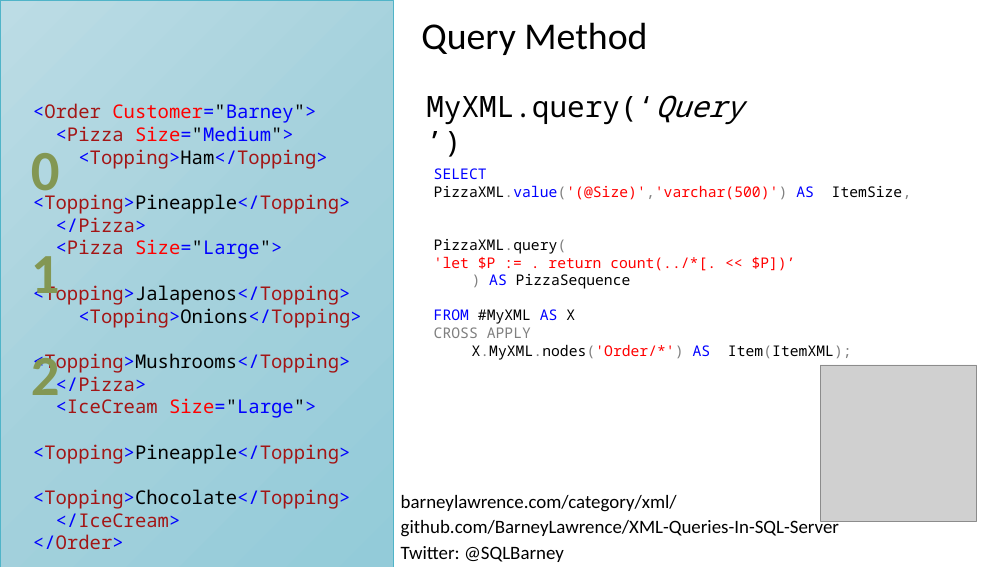
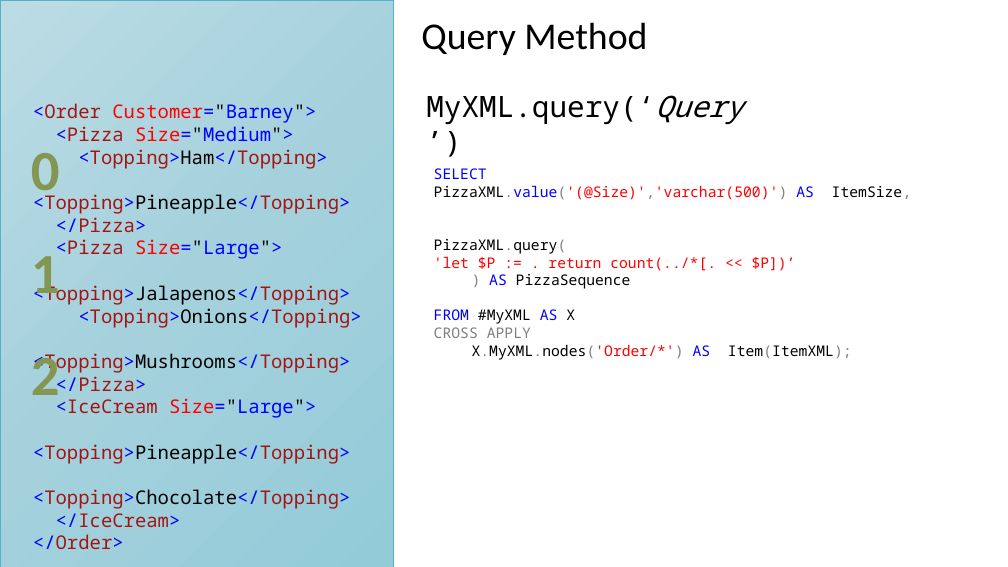
Before and after one commit to BarneyLawrence/XML-Queries-In-SQL-Server, a slide deck: slide 20 of Lightning Talk - An Introduction to Querying XML With T-SQL.pptx (slide 18 before the commit). Drawn at 1008x567 pixels with LibreOffice and Linux fonts; fonts in the diff are those of the drawing; grey boxes stand for pictures. Boxes give left, top, right and bottom in pixels: in the first picture for what was removed or moved away, otherwise in the second. Text is boxed around its words. In the diff, an @@ line names an element or a change of style, - is before the commit and + after.

```diff
--- a/Lightning Talk - An Introduction to Querying XML With T-SQL.pptx
+++ b/Lightning Talk - An Introduction to Querying XML With T-SQL.pptx
@@ picture removed at [820, 365, 977, 522] @@
@@ text removed at [401, 495, 677, 512] @@
-barneylawrence.com/category/xml/
@@ text removed at [401, 518, 839, 537] @@
-github.com/BarneyLawrence/XML-Queries-In-SQL-Server
@@ text removed at [401, 546, 564, 562] @@
-Twitter: @SQLBarney
```
Also in this commit, not shown: 3 other slides changed, 3 slides added.
